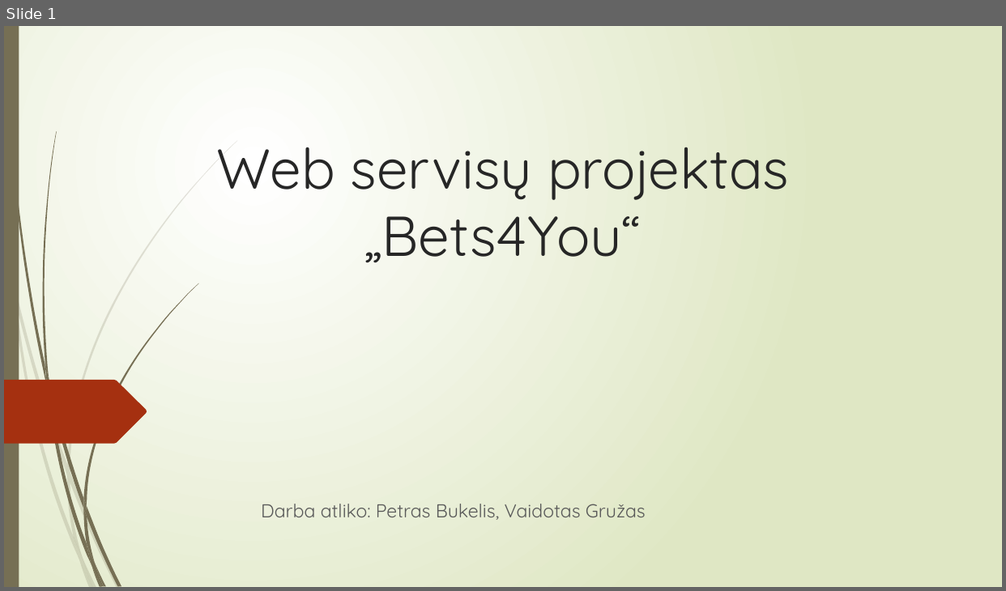
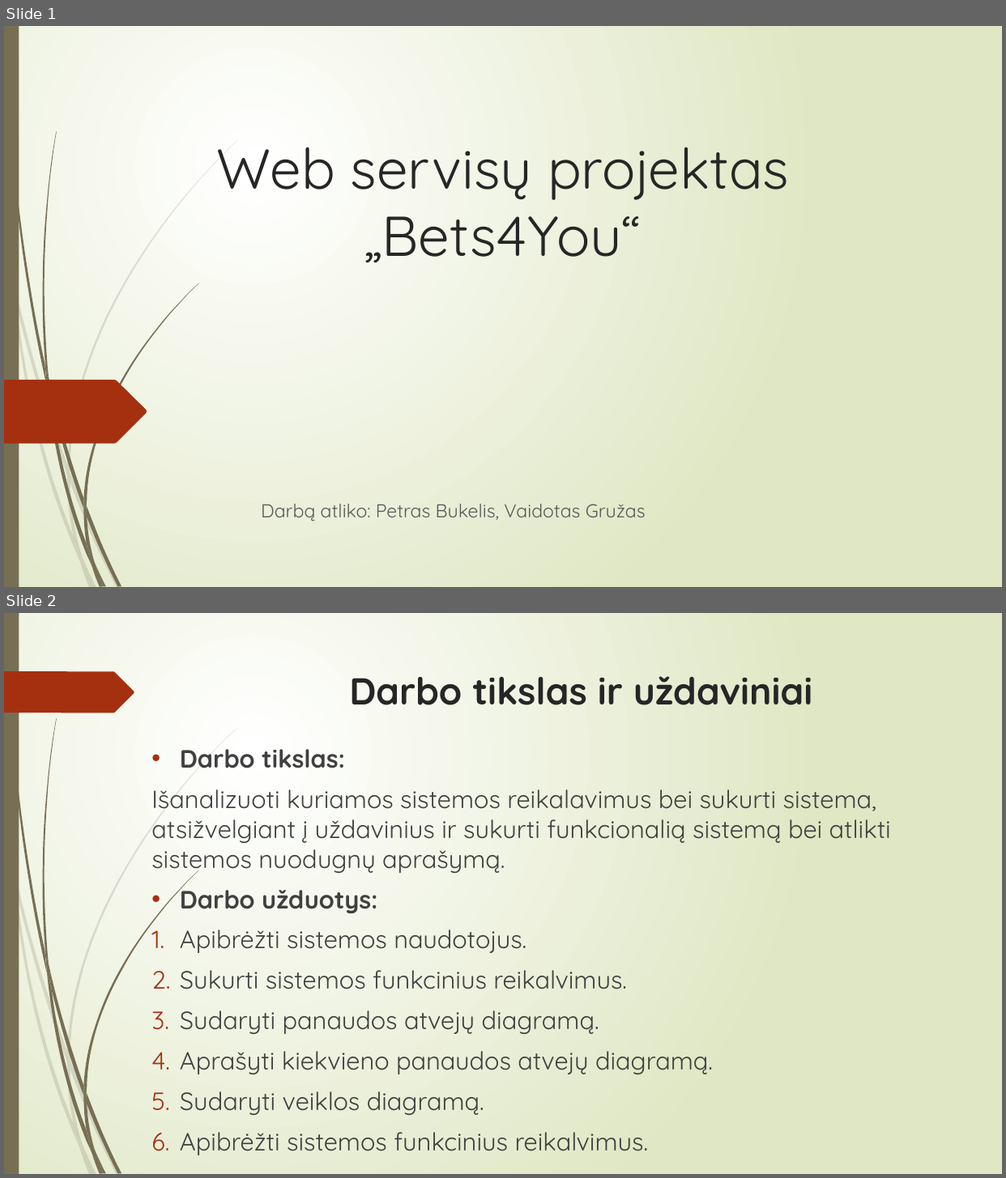
Before and after one commit to PetrasBukelis/WebServiceFinalProject, a slide deck: Bets4You Pristatymas.pptx. Shown one above the other, each under a label of ours: slide 1 before the commit, slides 1 and 2 after it. The pictures are 1006x591 and 1006x1178 pixels, drawn with LibreOffice and Linux fonts; fonts in the diff are those of the drawing. Boxes give left, top, right and bottom in pixels: in the first picture for what was removed or moved away, otherwise in the second. Text is boxed around its words. In the diff, an @@ line names an element or a change of style, - is before the commit and + after.

```diff
--- a/Bets4You Pristatymas.pptx
+++ b/Bets4You Pristatymas.pptx
@@ slide 2 added at (x1=4, y1=613, x2=1002, y2=1174), background gradient #FFFFFF to #DFE8C4; not listed: 23 template elements that a slide beside it also shows @@
@@ freeform shape added at (x1=4, y1=671, x2=134, y2=713), fill #A53010 @@
@@ title added at (x1=349, y1=676, x2=812, y2=705), 36 pt, text #262626, bold @@
+Darbo tikslas ir uždaviniai
@@ text added at (x1=151, y1=749, x2=891, y2=1156), 24 pt, text #404040 @@
+• Darbo tikslas:
+Išanalizuoti kuriamos sistemos reikalavimus bei sukurti sistema, atsižvelgiant į uždavinius ir sukurti funkcionalią sistemą bei atlikti sistemos nuodugnų aprašymą.
+• Darbo užduotys:
+1. Apibrėžti sistemos naudotojus.
+2. Sukurti sistemos funkcinius reikalvimus.
+3. Sudaryti panaudos atvejų diagramą.
+4. Aprašyti kiekvieno panaudos atvejų diagramą.
+5. Sudaryti veiklos diagramą.
+6. Apibrėžti sistemos funkcinius reikalvimus.
@@ slide 1 changed as well @@
@@ subtitle at (x1=261, y1=504, x2=646, y2=522): text changed @@
-Darba atliko: Petras Bukelis, Vaidotas Gružas
+Darbą atliko: Petras Bukelis, Vaidotas Gružas
```
Also in this commit, not shown: 5 other slides changed, 1 other file.
